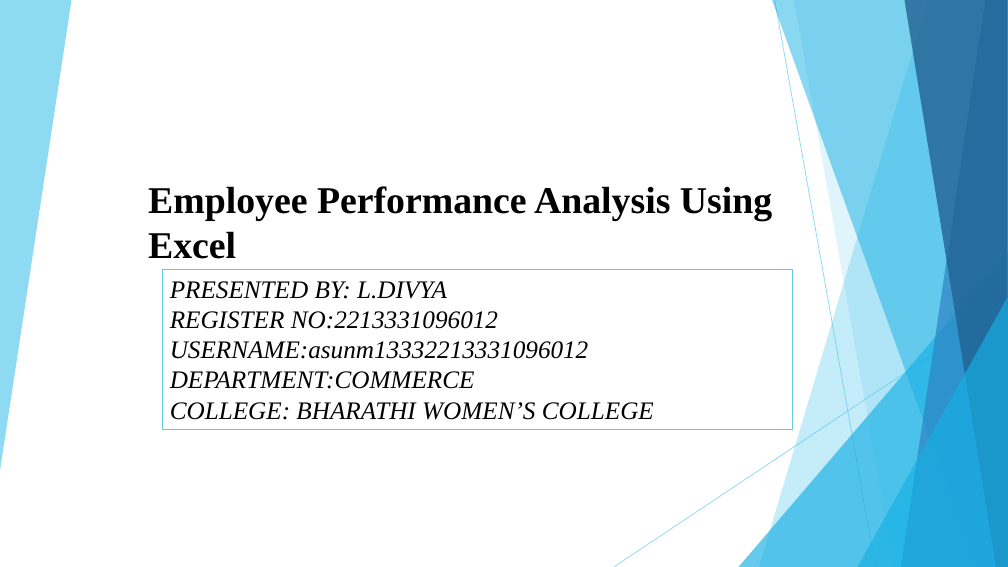
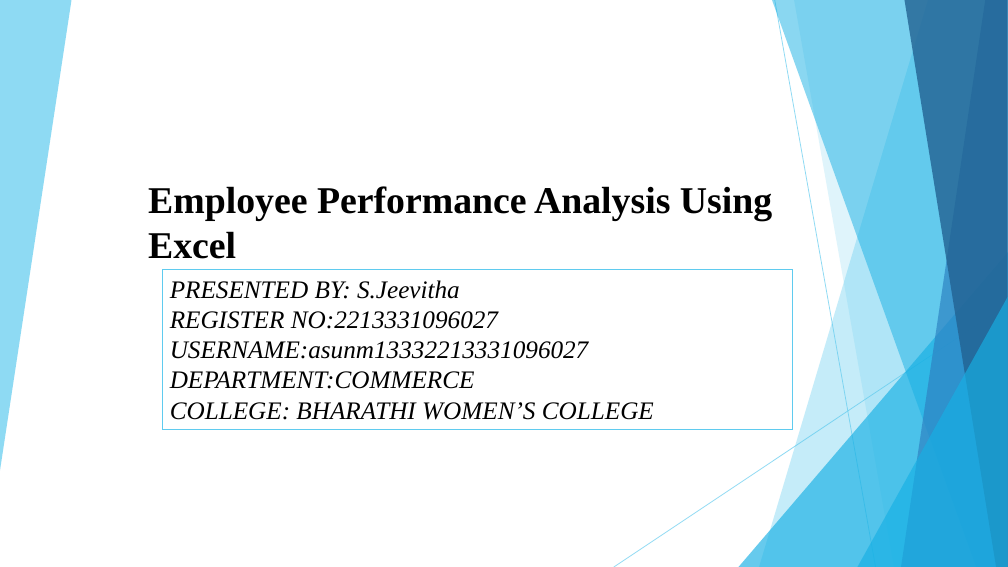
Before and after one commit to Divya-L2005/TNSDC--DATA-ANALYTICS, a slide deck: slide 1 of L.Divya NM ppt.pptx. Drawn at 1008x567 pixels with LibreOffice and Linux fonts; fonts in the diff are those of the drawing. Boxes give left, top, right and bottom in pixels: in the first picture for what was removed or moved away, otherwise in the second. Text is boxed around its words. In the diff, an @@ line names an element or a change of style, - is before the commit and + after.

```diff
--- a/L.Divya NM ppt.pptx
+++ b/L.Divya NM ppt.pptx
@@ text in rectangle at [170,280,589,359]: text changed @@
-PRESENTED BY: L.DIVYA
-REGISTER NO:2213331096012
-USERNAME:asunm13332213331096012
+PRESENTED BY: S.Jeevitha
+REGISTER NO:2213331096027
+USERNAME:asunm13332213331096027
```
